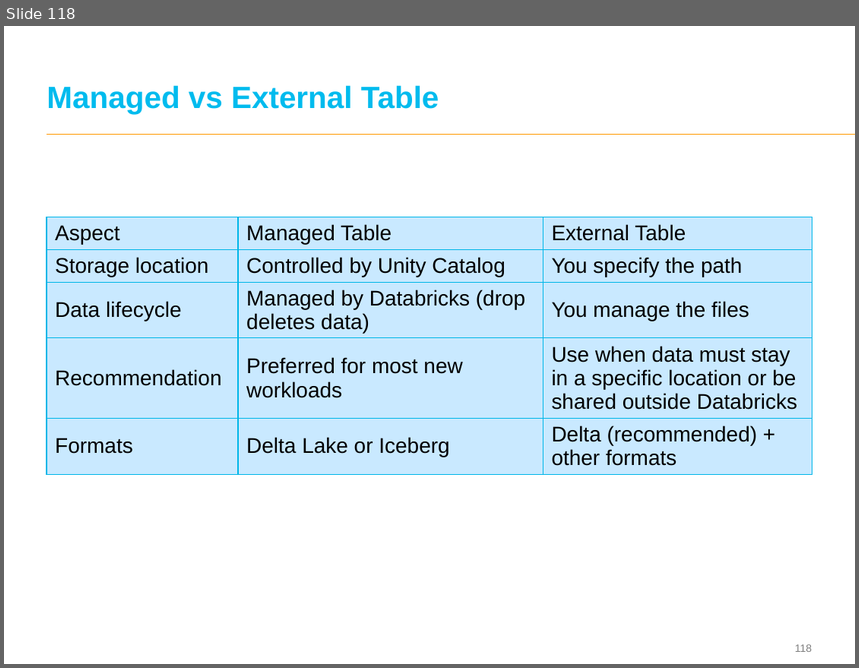
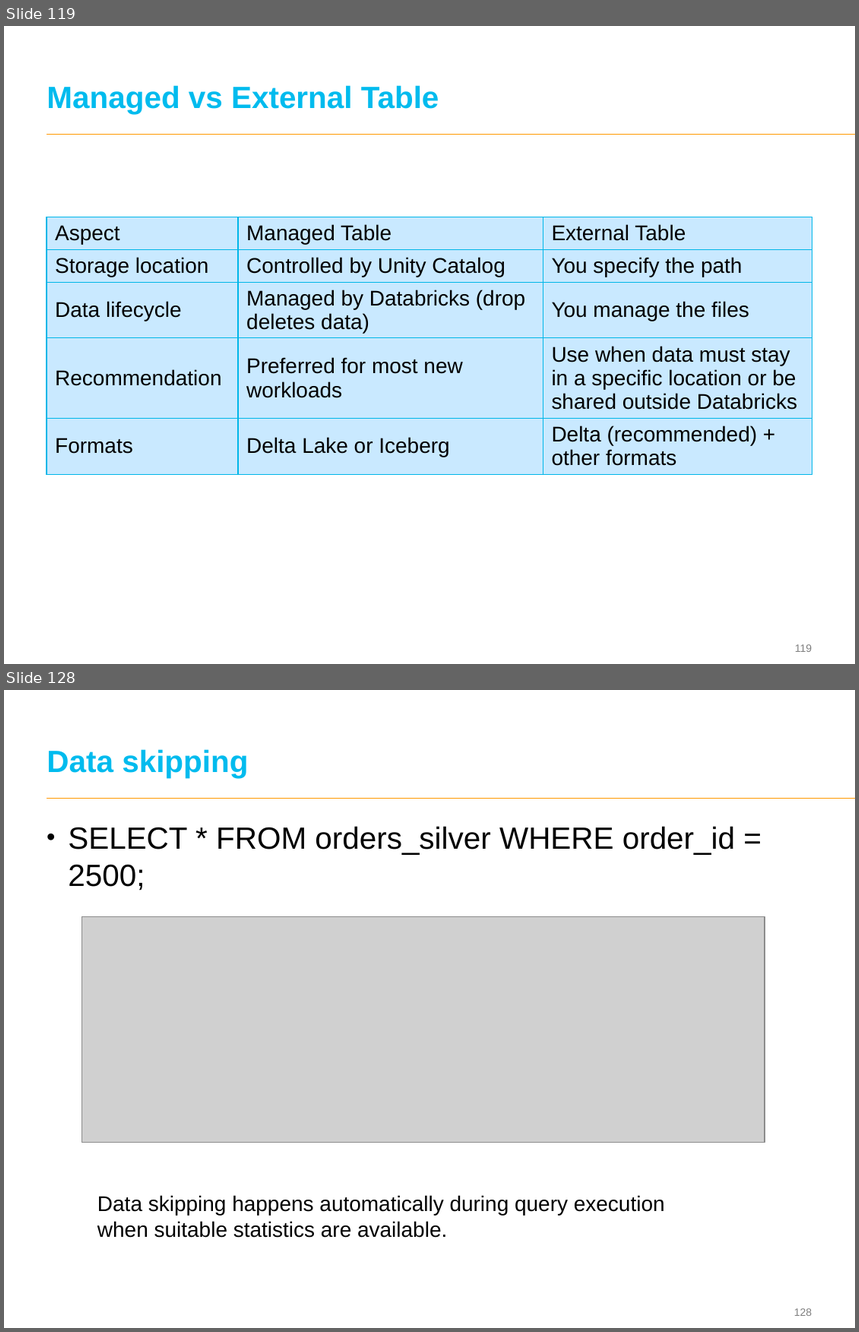
Before and after one commit to eswaribala/ltidatanov2026, a slide deck: DataAnalyticsandPlatform.pptx. Shown one above the other, each under a label of ours: slide 118 before the commit, slides 119 and 128 after it; the slides between them are not shown. The pictures are 859x668 and 859x1332 pixels, drawn with LibreOffice and Linux fonts; fonts in the diff are those of the drawing; grey boxes stand for pictures; background and template pictures are left out. Boxes give left, top, right and bottom in pixels: in the first picture for what was removed or moved away, otherwise in the second. Text is boxed around its words. In the diff, an @@ line names an element or a change of style, - is before the commit and + after.

```diff
--- a/DataAnalyticsandPlatform.pptx
+++ b/DataAnalyticsandPlatform.pptx
@@ slide 128 added at [4,690,855,1328], background #FFFFFF; not listed: 2 template elements that a slide beside it also shows @@
@@ title added at [47,749,248,778], 26 pt, text #00BBEE, bold @@
+Data skipping
@@ text added at [68,826,735,891], 26 pt, text #000000 @@
+• SELECT * FROM orders_silver WHERE order_id = 2500;
@@ picture added at [82,917,765,1143] @@
@@ text added at [97,1195,665,1238], 18 pt, text #000000 @@
+Data skipping happens automatically during query execution when suitable statistics are available.
@@ what was slide 118 is now slide 119 @@
```
Also in this commit, not shown: 2 slides changed, 19 other slides added, 1 other file.
